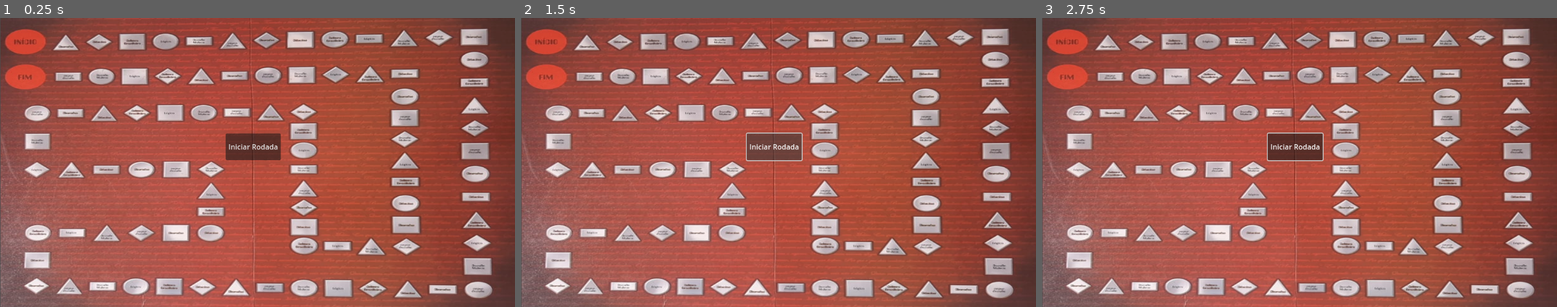
Above: before the commit, frames 1-3 (left to right).
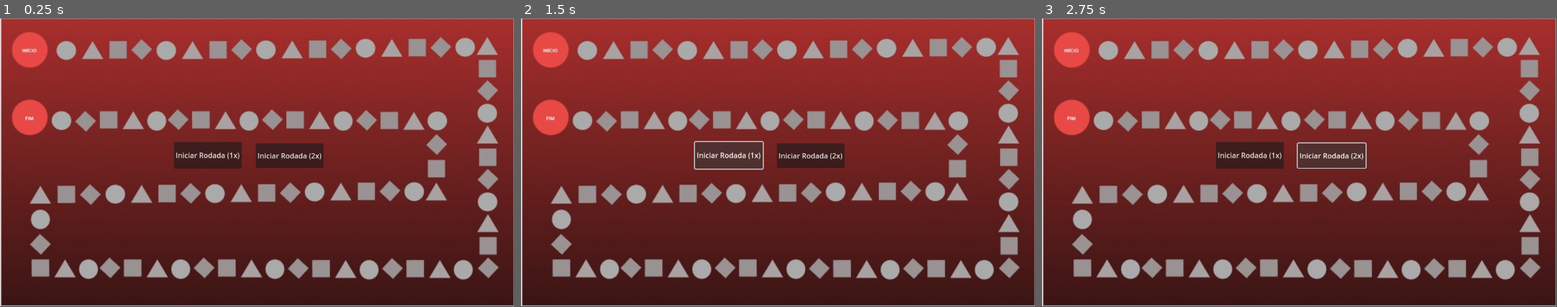
Above: after the commit, the same moments.

Repository: pedroorocha/KGBoard
Game: Godot game, scene res://scenes/tabuleiro.tscn
The game is run twice, just before and just after one commit, with the same random seed, the same clock (stepped at 60 frames per second) and the same inputs. The project has no main scene, so this scene is started directly.
Inputs (mouse positions are in pixels of both pictures, inside the frame that each line leads up to):
- Up to frame 1 (0.25 s): no input
- Up to frame 2 (1.5 s): click "Iniciar Rodada" (after the commit: "Iniciar Rodada (1x)") at 0.5 s; click "Iniciar Rodada" (after the commit: "Iniciar Rodada (1x)") at 1.25 s
- Up to frame 3 (2.75 s): click (1330, 156) at 2 s, where only the run after the commit has a clickable "Iniciar Rodada (2x)"

The runs differ from the first frame. In frame 1, 90% of the frame differs, in the area x 0-100%, y 0-100%; in frame 2, 91%; in frame 3, 90%.
Error before the commit: Invalid type in function 'add_pawns' in base 'Node2D (tabuleiro.gd)'. Cannot convert argument 1 from Nil to int. (res://scripts/tabuleiro.gd:44)
Error after the commit: Invalid type in function 'add_pawns' in base 'Node2D (tabuleiro.gd)'. Cannot convert argument 1 from Nil to int. (res://scripts/tabuleiro.gd:45)

Commit message:
Movimentação 2x
Falta setar as posições do tabuleiro

Diff:
--- a/positions/positions.json
+++ b/positions/positions.json
@@ -1,18 +1,26 @@
 [
 	{
-		"pos": [145, 50],
+		"pos": [145, 70],
+		"forma_geometrica": "círculo"
+	},
+	{
+		"pos": [220, 70],
 		"forma_geometrica": "triângulo"
 	},
 	{
-		"pos": [220, 50],
+		"pos": [290, 70],
+		"forma_geometrica": "quadrado"
+	},
+	{
+		"pos": [320, 70],
 		"forma_geometrica": "losango"
 	},
 	{
-		"pos": [290, 50],
-		"forma_geometrica": "quadrado"
+		"pos": [370, 70],
+		"forma_geometrica": "círculo"
 	},
 	{
-		"pos": [360, 50],
-		"forma_geometrica": "círculo"
+		"pos": [430, 70],
+		"forma_geometrica": "triângulo"
 	}
 ]
--- a/questions/Ciências.json
+++ b/questions/Ciências.json
@@ -23,7 +23,7 @@
 		],
 		"resposta_correta": ["Célula"],
 		"tema": "Ciências",
-		"forma_geometrica": "quadrado"
+		"forma_geometrica": "triângulo"
 	},
 	{
 		"id": 3,
@@ -36,7 +36,7 @@
 		],
 		"resposta_correta": ["Oxigênio"],
 		"tema": "Ciências",
-		"forma_geometrica": "losango"
+		"forma_geometrica": "triângulo"
 	},
 	{
 		"id": 4,
@@ -49,7 +49,7 @@
 		],
 		"resposta_correta": ["Pele"],
 		"tema": "Ciências",
-		"forma_geometrica": "círculo"
+		"forma_geometrica": "triângulo"
 	},
 	{
 		"id": 5,
@@ -62,6 +62,6 @@
 		],
 		"resposta_correta": ["Forma pela qual as plantas produzem seu proprio alimento para produzir energia"],
 		"tema": "Ciências",
-		"forma_geometrica": "retângulo"
+		"forma_geometrica": "triângulo"
 	}
 ]
--- a/scenes/tabuleiro.tscn
+++ b/scenes/tabuleiro.tscn
@@ -1,25 +1,33 @@
 [gd_scene load_steps=4 format=3 uid="uid://bt3g2g70h2ldu"]
 
 [ext_resource type="Script" path="res://scripts/tabuleiro.gd" id="1_2p3k5"]
-[ext_resource type="Texture2D" uid="uid://dhacn204sks2t" path="res://sprites/Captura de tela de 2025-01-07 16-14-39.png" id="1_36bgs"]
 [ext_resource type="PackedScene" uid="uid://bkxsy8jgmuqpd" path="res://scenes/peao.tscn" id="2_gk4hm"]
+[ext_resource type="Texture2D" uid="uid://vstxtrxi4u31" path="res://sprites/Captura de tela de 2025-01-14 09-59-23.png" id="3_qkplo"]
 
 [node name="Tabuleiro" type="Node2D"]
 script = ExtResource("1_2p3k5")
 pawn_scene = ExtResource("2_gk4hm")
 
 [node name="Sprite2D" type="Sprite2D" parent="."]
-position = Vector2(576.501, 324)
-scale = Vector2(1.41054, 0.854881)
-texture = ExtResource("1_36bgs")
+position = Vector2(575, 323.5)
+scale = Vector2(1.59722, 1.59259)
+texture = ExtResource("3_qkplo")
 
 [node name="Peoes" type="Node2D" parent="."]
 
 [node name="Button" type="Button" parent="."]
-offset_left = 505.0
-offset_top = 259.0
-offset_right = 628.0
-offset_bottom = 319.0
-text = "Iniciar Rodada"
+offset_left = 389.0
+offset_top = 278.0
+offset_right = 541.0
+offset_bottom = 338.0
+text = "Iniciar Rodada (1x)"
+
+[node name="Button2" type="Button" parent="."]
+offset_left = 572.0
+offset_top = 281.0
+offset_right = 711.0
+offset_bottom = 336.0
+text = "Iniciar Rodada (2x)"
 
 [connection signal="pressed" from="Button" to="." method="_on_button_pressed"]
+[connection signal="pressed" from="Button2" to="." method="_on_button_2_pressed"]
--- a/scripts/carta.gd
+++ b/scripts/carta.gd
@@ -105,7 +105,7 @@
 					get_tree().root.set_meta("is_correct", is_correct)
 					return
 	print("Jogador errou!")
-	emit_signal("jogador_errou", jogador_id)  # Emitir um sinal, por exemplo
+	emit_signal("jogador_errou", jogador_id, forma_geometrica)  # Emitir um sinal, por exemplo
 	emit_signal("carta_finalizada")
 	queue_free()
 	get_tree().root.set_meta("is_correct", is_correct)
--- a/scripts/tabuleiro.gd
+++ b/scripts/tabuleiro.gd
@@ -16,6 +16,7 @@
 var carta = null
 const Position = preload("res://scripts/posicao.gd")
 var posicoes = []
+@export var botao_2x: bool = false
 func _ready() -> void:
 	# Defina as posições iniciais dos peões no tabuleiro.
 	# Ajuste estas coordenadas com base no layout do tabuleiro.
@@ -23,17 +24,17 @@
 	posicoes = carregar_positions(file_path)
 
 	pawn_positions = [
-		Vector2(40, 50),
-		Vector2(50, 50),
-		Vector2(60, 50),
-		Vector2(70, 50)
+		Vector2(40, 70),
+		Vector2(50, 70),
+		Vector2(60, 70),
+		Vector2(70, 70)
 	]
 	#colocar as posicoes aqui
 	tabuleiro_positions = [
-		Vector2(145, 50),
-		Vector2(220, 50),
-		Vector2(290, 50),
-		Vector2(360, 50)
+		Vector2(145, 70),
+		Vector2(220, 70),
+		Vector2(290, 70),
+		Vector2(360, 70)
 	]
 	forma_geometrica_associada = [
 		"triângulo", "losango", "quadrado", "círculo"
@@ -77,52 +78,102 @@
 	else:
 		print("Erro ao abrir o arquivo:", file_path)
 	return positions
-func mover_peao_frente(jogador_id: int, forma_geométrica: String) -> void:
+func mover_peao_frente(jogador_id: int, forma_geometrica: String) -> void:
 	var pawn = $Peoes.get_child(jogador_id)  # Obter o peão correspondente
 	var indice_forma_geometrica = 0
-	print(forma_geométrica)
 	var start_position = pawn.position
-	if forma_geometrica_associada.find(start_position) > -1:
-		indice_forma_geometrica = forma_geometrica_associada.find(start_position)
-	print(forma_geometrica_associada[indice_forma_geometrica])
-	var next_position_index = tabuleiro_positions.find(start_position) + 1
-	if next_position_index >= tabuleiro_positions.size():
-		print("Jogador Ganhou!", jogador_id)
-		var tween = create_tween()
-		tween.tween_property(pawn, "position", pawn_positions[jogador_id], 1.0)
-		return
-
-	var target_position = tabuleiro_positions[next_position_index]
-	posicoes_peoes[jogador_id] = target_position  # Atualiza a posição no dicionário
-	# Cria e configura o Tween
+	if pawn_positions.find(start_position) != -1 and self.botao_2x==false:
+		for position in posicoes:
+			if position.forma_geometrica == forma_geometrica:
+				print(position.get_position())
+				var tween = create_tween()
+				tween.tween_property(pawn, "position", position.pos, 1.0)
+				return
+	elif pawn_positions.find(start_position) == -1 and self.botao_2x==false:
+		var encontrou_pos = false
+		for position in posicoes:
+			if encontrou_pos == true and position.forma_geometrica == forma_geometrica:
+				print(position.get_position())
+				var tween = create_tween()
+				tween.tween_property(pawn, "position", position.pos, 1.0)
+				return
+			if encontrou_pos == false and position.pos == start_position:
+				encontrou_pos = true
+	if self.botao_2x==true:
+		if pawn_positions.find(start_position) != -1:
+			var primeira_ocorrencia = false
+			for position in posicoes:
+				if position.forma_geometrica == forma_geometrica and primeira_ocorrencia == true:
+					print(position.get_position())
+					var tween = create_tween()
+					tween.tween_property(pawn, "position", position.pos, 1.0)
+					self.botao_2x=false
+					return
+				if position.forma_geometrica == forma_geometrica and primeira_ocorrencia == false:
+					primeira_ocorrencia=true
+		else:
+			var encontrou_pos = false
+			var primeira_ocorrencia = false
+			for position in posicoes:
+				if encontrou_pos == true and position.forma_geometrica == forma_geometrica and primeira_ocorrencia == true:
+					print(position.get_position())
+					var tween = create_tween()
+					tween.tween_property(pawn, "position", position.pos, 1.0)
+					self.botao_2x = false
+					return
+				if encontrou_pos == true and position.pos == start_position:
+					primeira_ocorrencia = true
+				if encontrou_pos == false and position.pos == start_position:
+					encontrou_pos = true
+	#Se passou nos if é porque chegou no final
 	var tween = create_tween()
-	tween.tween_property(pawn, "position", target_position, 1.0)
-
-func mover_peao_atras(jogador_id: int) -> void:
+	tween.tween_property(pawn, "position", pawn_positions[jogador_id], 1.0)
+	print("Jogador Ganhou! ", jogador_id)
+	self.botao_2x = false
+
+func mover_peao_atras(jogador_id: int, forma_geometrica) -> void:
 	var pawn = $Peoes.get_child(jogador_id)  # Obter o peão correspondente
 	print(pawn.position)
 	var start_position = pawn.position
 	var next_position_index = tabuleiro_positions.find(start_position) - 1
-	if next_position_index < 0:
-		var tween = create_tween()
-		tween.tween_property(pawn, "position", pawn_positions[jogador_id], 1.0)
-		return
-
-	var target_position = tabuleiro_positions[next_position_index]
-	posicoes_peoes[jogador_id] = target_position  # Atualiza a posição no dicionário
-	# Cria e configura o Tween
+	var posicoes_invertidas = posicoes.duplicate()
+	posicoes_invertidas.reverse()
+	var encontrou_pos = false
+	if botao_2x == false:
+		for position in posicoes_invertidas:
+			if encontrou_pos == true and position.forma_geometrica == forma_geometrica:
+				print(position.get_position())
+				var tween = create_tween()
+				tween.tween_property(pawn, "position", position.pos, 1.0)
+				return
+			if encontrou_pos == false and position.pos == start_position:
+				encontrou_pos = true
+	else:
+		var primeira_ocorrencia = false
+		for position in posicoes_invertidas:
+			if encontrou_pos == true and position.forma_geometrica == forma_geometrica and primeira_ocorrencia == true:
+				print(position.get_position())
+				var tween = create_tween()
+				tween.tween_property(pawn, "position", position.pos, 1.0)
+				self.botao_2x=false
+				return
+			if encontrou_pos == true and position.forma_geometrica == forma_geometrica and primeira_ocorrencia == false:
+				primeira_ocorrencia = true
+			if encontrou_pos == false and position.pos == start_position:
+				encontrou_pos = true
+	#Se passou nos if é porque ele volta para a primeira posição
 	var tween = create_tween()
-	tween.tween_property(pawn, "position", target_position, 1.0)
-
-
+	tween.tween_property(pawn, "position", pawn_positions[jogador_id], 1.0)
+	print("Jogador Voltou para o ínicio: ", jogador_id)
+	self.botao_2x = false
 # Responder ao sinal "jogador_acertou"
 func _on_jogador_acertou(jogador_id: int, forma_geometrica: String) -> void:
 	print("Jogador acertou! Movendo peão:", jogador_id)
 	mover_peao_frente(jogador_id, forma_geometrica)
 
-func _on_jogador_errou(jogador_id: int) -> void:
+func _on_jogador_errou(jogador_id: int, forma_geometrica) -> void:
 	print("Jogador errou! Movendo peão:", jogador_id)
-	mover_peao_atras(jogador_id)
+	mover_peao_atras(jogador_id, forma_geometrica)
 #Função para sortear uma questão
 func random_question(temas, indices_jogadores, ultimo_indice) -> void:
 	var tamanho_vetor = temas.size() - 1
@@ -222,3 +273,10 @@
 	var temas_selecionados = get_tree().root.get_meta("temas")
 	random_question(temas_selecionados,indices_jogadores, ultimo_indice)
 	pass # Replace with function body.
+
+
+func _on_button_2_pressed() -> void:
+	self.botao_2x = true
+	var temas_selecionados = get_tree().root.get_meta("temas")
+	random_question(temas_selecionados,indices_jogadores, ultimo_indice)
+	pass # Replace with function body.
Binary file added: sprites/Captura de tela de 2025-01-14 09-59-23.png
Not shown, added: sprites/Captura de tela de 2025-01-14 09-59-23.png.import
